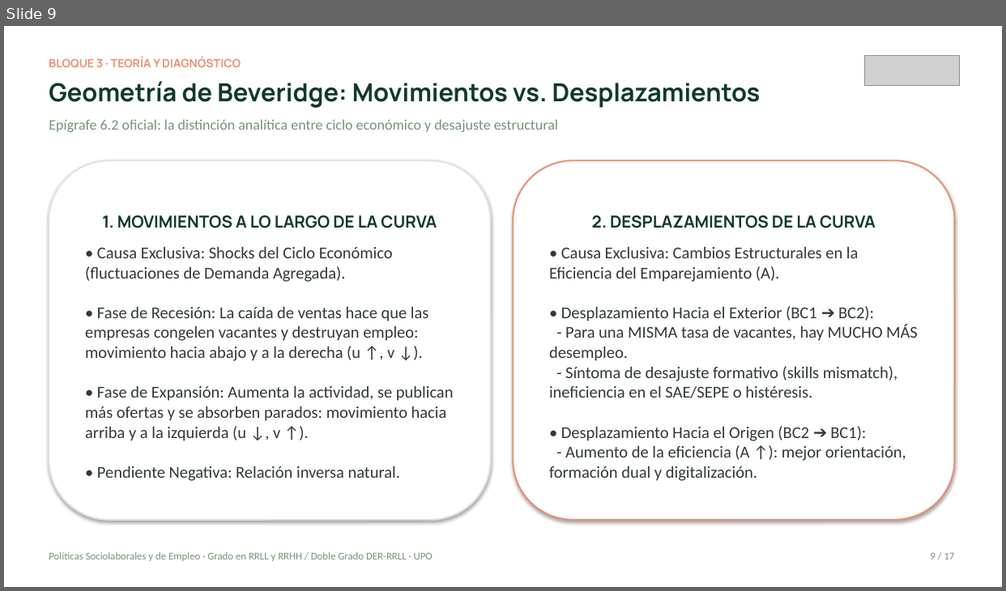
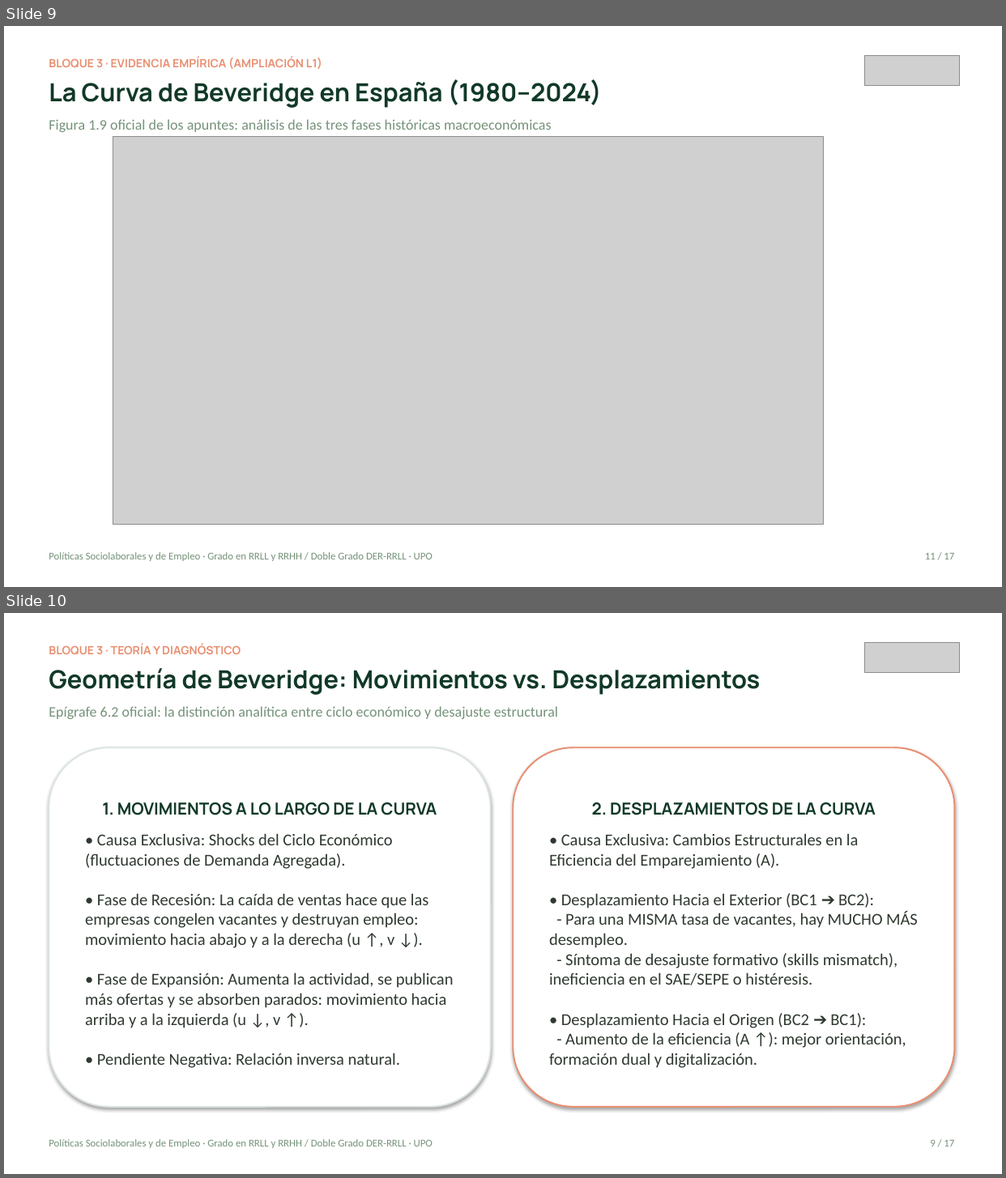
Before and after one commit to mhidper/PSSLL2627, a slide deck: Temas EB/Sesiones EB/Sesion 05/Sesion 05 - La Curva de Beveridge y Emparejamiento Laboral.pptx. Shown one above the other, each under a label of ours: slide 9 before the commit, slides 9 and 10 after it. The pictures are 1006x591 and 1006x1178 pixels, drawn with LibreOffice and Linux fonts; fonts in the diff are those of the drawing; grey boxes stand for pictures. Boxes give left, top, right and bottom in pixels: in the first picture for what was removed or moved away, otherwise in the second. Text is boxed around its words. In the diff, an @@ line names an element or a change of style, - is before the commit and + after.

Commit message:
docs: pdfs de cronograma, guiones de sesion y apuntes maquetados tema 3

```diff
--- a/Temas EB/Sesiones EB/Sesion 05/Sesion 05 - La Curva de Beveridge y Emparejamiento Laboral.pptx
+++ b/Temas EB/Sesiones EB/Sesion 05/Sesion 05 - La Curva de Beveridge y Emparejamiento Laboral.pptx
@@ slide 9 added at bbox=[4, 26, 1002, 587], background #FFFFFF @@
@@ text added at bbox=[49, 56, 322, 69], 11 pt, text #E98F71, bold @@
+BLOQUE 3 · EVIDENCIA EMPÍRICA (AMPLIACIÓN L1)
@@ picture added at bbox=[865, 56, 960, 86] @@
@@ text added at bbox=[49, 79, 602, 108], 24 pt, text #113927, bold @@
+La Curva de Beveridge en España (1980–2024)
@@ text added at bbox=[49, 119, 552, 132], 14 pt, text #76927A @@
+Figura 1.9 oficial de los apuntes: análisis de las tres fases históricas macroeconómicas
@@ picture added at bbox=[113, 137, 823, 525] @@
@@ text added at bbox=[49, 552, 432, 561], 10 pt, text #76927A @@
+Políticas Sociolaborales y de Empleo · Grado en RRLL y RRHH / Doble Grado DER-RRLL · UPO
@@ text added at bbox=[925, 553, 954, 560], 10 pt, text #76927A @@
+11 / 17
@@ what was slide 9 is now slide 10 @@
```
Also in this commit, not shown: 1 slide changed, 16 other files.
